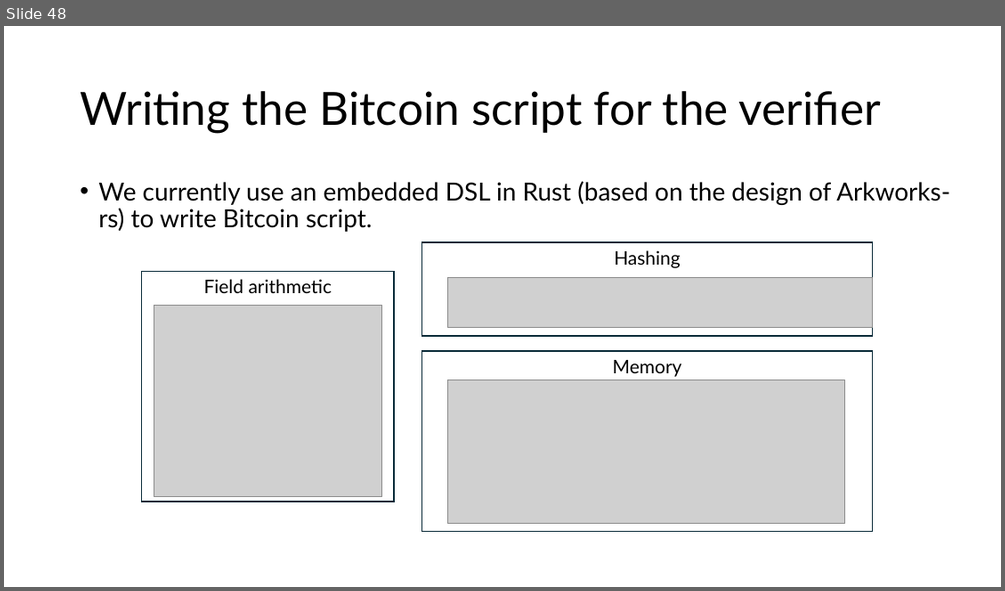
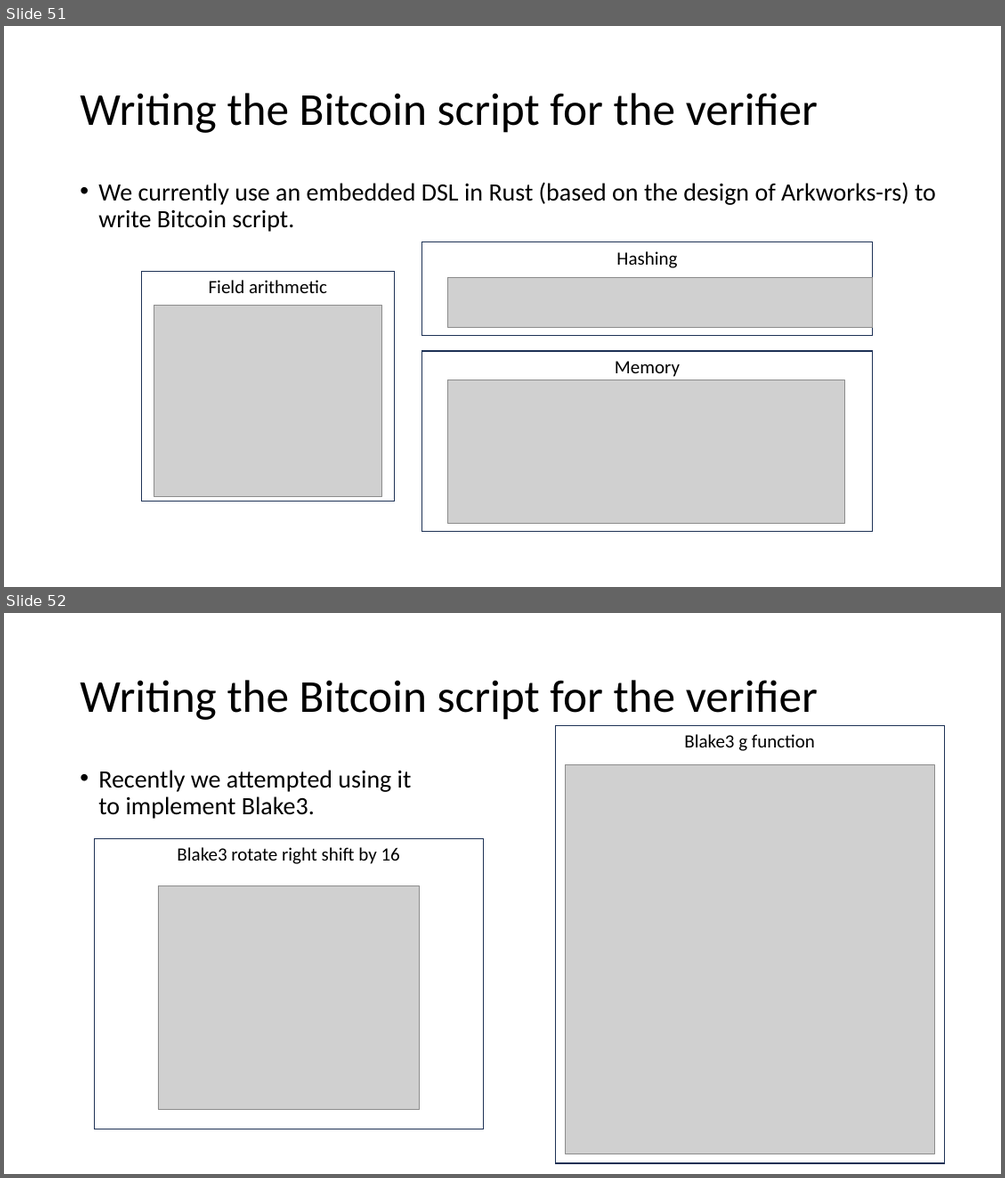
Before and after one commit to Bitcoin-Wildlife-Sanctuary/opcat-slides, a slide deck: opcat.pptx. Shown one above the other, each under a label of ours: slide 48 before the commit, slides 51 and 52 after it. The pictures are 1005x591 and 1005x1178 pixels, drawn with LibreOffice and Linux fonts; fonts in the diff are those of the drawing; grey boxes stand for pictures. Boxes give left, top, right and bottom in pixels: in the first picture for what was removed or moved away, otherwise in the second. Text is boxed around its words. In the diff, an @@ line names an element or a change of style, - is before the commit and + after.

```diff
--- a/opcat.pptx
+++ b/opcat.pptx
@@ slide 52 added at [4,613,1001,1174], background #FFFFFF @@
@@ title added at [80,680,817,720], 44 pt, text #000000 @@
+Writing the Bitcoin script for the verifier
@@ rectangle added at [555,726,945,1163], fill #FFFFFF, outline #1E3256 1 pt, 18 pt, text #000000 @@
+Blake3 g function
@@ text added at [98,770,412,819], 24 pt, text #000000 @@
+• Recently we attempted using it to implement Blake3.
@@ picture added at [566,765,935,1153] @@
@@ rectangle added at [94,839,484,1129], fill #FFFFFF, outline #1E3256 1 pt, 18 pt, text #000000 @@
+Blake3 rotate right shift by 16
@@ picture added at [158,885,420,1109] @@
@@ what was slide 48 is now slide 51 @@
@@ slide 51 changed as well @@
@@ title "Writing the Bitcoin script for ..." at [80,93,817,133]: font Lato to Calibri @@
@@ text "We currently use an embedded ..." at [98,182,936,232]: font Lato to Calibri @@
@@ font Lato to Calibri; outline #092A39 1.5 pt to #1E3256 1 pt in 3 elements at [142,272,395,501], [422,242,872,336], [422,351,872,532] @@
```
Also in this commit, not shown: 48 other slides changed, 4 other slides added, 1 slide removed.
